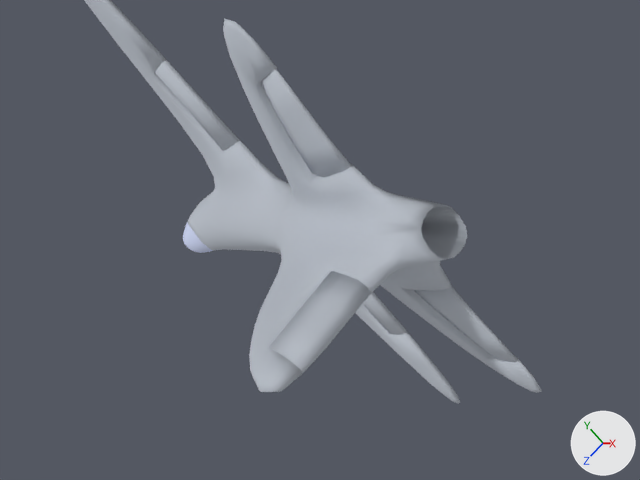
The Blender file data/models/jet.blend: old version first, new version second.
Camera for both pictures: the file's camera 'Camera'. The lights are fixed; the arrows at lower right show +X, +Y and +Z.

Names of what the first picture shows: 'fuselage', 'leftAileron', 'leftElevator', 'rightAileron', 'rightElevator', 'rudder'.
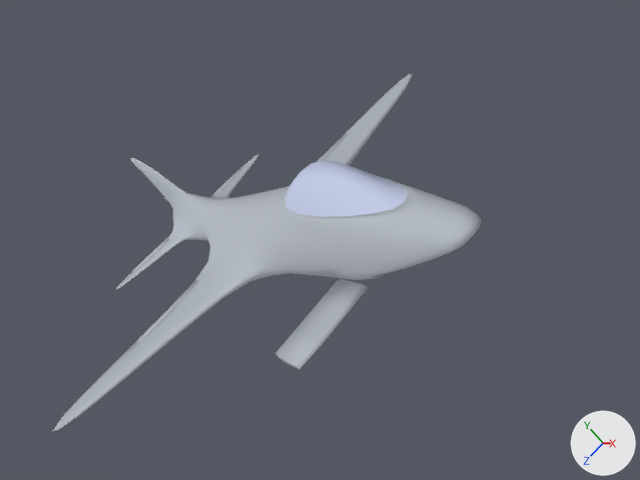
Where the newer file only moved an object's origin or applied its transform, the numbers keep the older frame.

The edits, one by one:
me_cube is used by ob_fuselage; location (0.0, 0.0, 0.0); rotation (-1.571, 3.142, 0.0), in degrees (-90, 180, 0).
me_cube had 531 vertices, 522 faces and spanned x -9.7..9.5, y -1.2..3.7, z 0.0..7.9.
me_cube now has 531 vertices, 522 faces and spans x -9.7..9.5, y -1.2..3.7, z -0.1..7.9.
me_cube part 1: 111 of 531 vertices moved; they spanned x -9.1..-5.3, y 0.1..3.6, z 0.0..3.6 and now span x -9.1..-5.3, y 0.3..3.6, z -0.1..3.6; mean shift (0.0, 0.0, -0.1); largest move (-6.4, 0.1, 1.0) -> (-6.5, 0.3, 1.0).
me_cube part 2: 65 of the vertices in x -2.5..1.7, y -0.8..0.0, z 1.4..7.7 are scaled about their middle by (1, 0.575, 1).
me_cube_006 is used by ob_rudder; parent ob_fuselage; location (0.0, 0.0, 0.0).
me_cube_006 had 29 vertices, 27 faces and spanned x -9.165..-8.218, y 1.67..3.164, z -0.278..0.277.
me_cube_006 now has 29 vertices, 27 faces and spans x 8.218..9.165, y -0.106..0.105, z 1.67..3.164.
me_cube_006 part 3: 29 of 29 vertices moved; they spanned x -9.165..-8.218, y 1.67..3.164, z -0.278..0.277 and now span x 8.218..9.165, y -0.106..0.105, z 1.67..3.164; mean shift (17.454, -2.43, 2.43); largest move (-9.162, 3.164, 0.0) -> (9.162, 0.0, 3.164).
Object 'fuselage' (ob_fuselage) turns from (-90, 180, 0) to (0, 0, 0) degrees about x, y and z.

Changed parts and their boxes (x1, y1, x2, y2) in the pictures (640 x 480 px; the box of a moved part takes in the faces that stretch with it):
'fuselage', reshaped, turned
    before: (84, 0, 542, 404)
    after: (52, 73, 481, 432)
'canopy', turned
    before: (183, 223, 213, 253)
    after: (285, 161, 408, 217)
'rudder', reshaped (9% narrower, 11% shorter)
    before: (269, 271, 371, 373)
    after: (275, 279, 368, 370)
'rightElevator', turned
    before: (262, 69, 351, 178)
    after: (133, 238, 169, 271)
'leftElevator', turned
    before: (414, 286, 518, 362)
    after: (211, 167, 243, 196)
'rightAileron', turned
    before: (155, 60, 239, 151)
    after: (137, 280, 199, 343)
'leftAileron', turned
    before: (363, 292, 406, 335)
    after: (317, 132, 350, 162)
part 1 of me_cube, moved or reshaped
    before: (224, 27, 535, 392)
    after: (117, 154, 258, 288)
part 2 of me_cube, moved or reshaped
    before: (84, 0, 460, 404)
    after: (52, 73, 413, 432)
